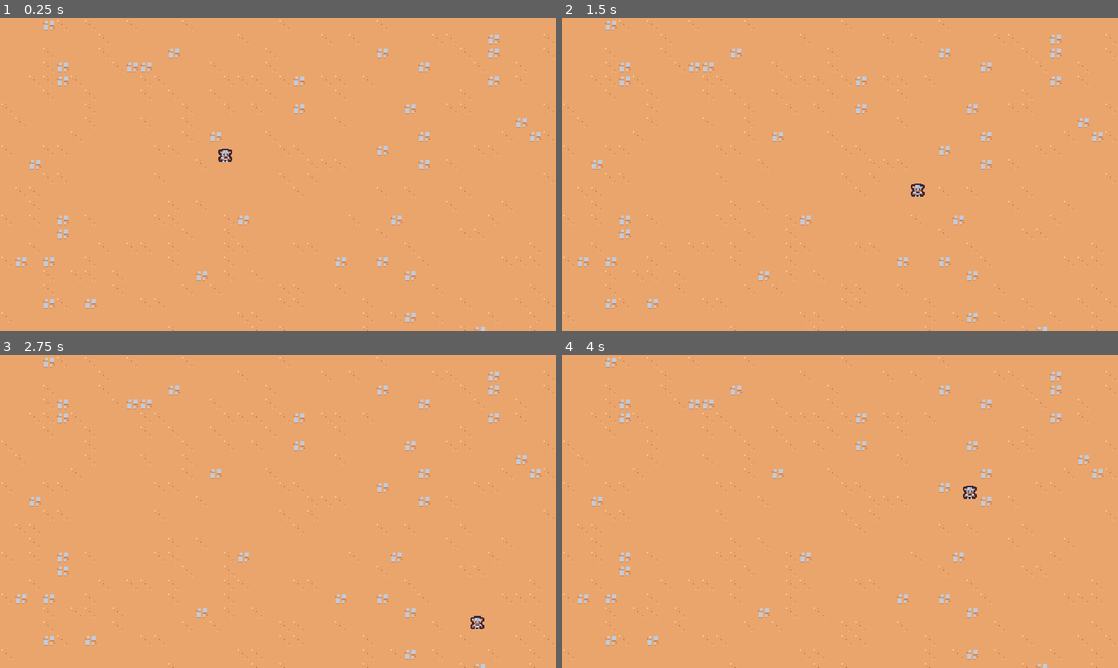
Above: before the commit, frames 1-4 (two rows, left to right).
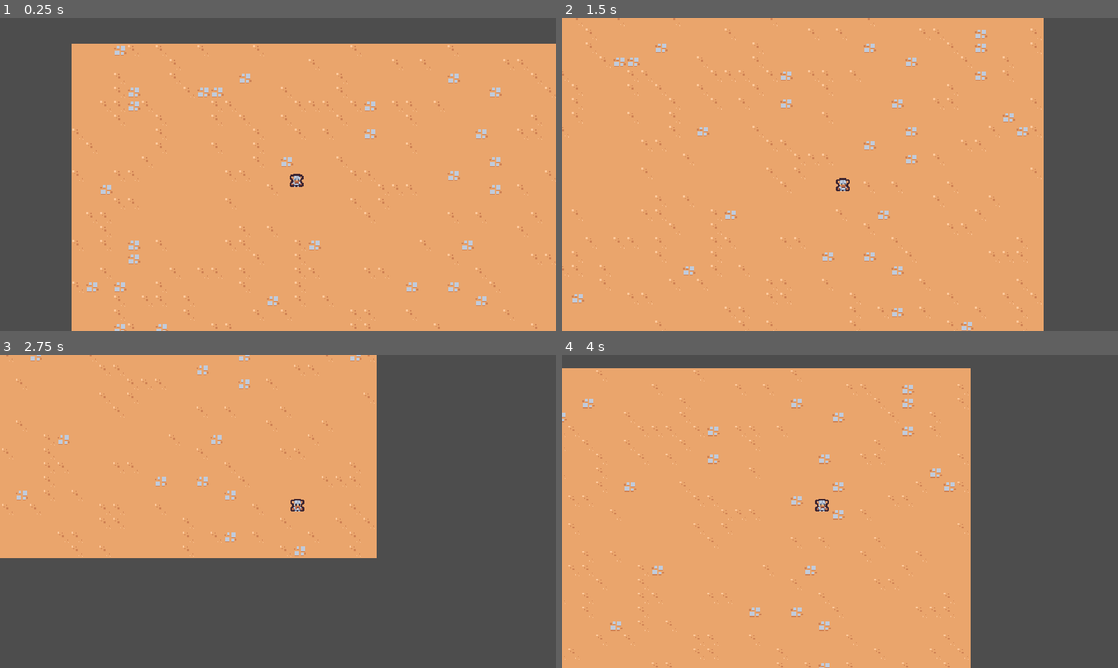
Above: after the commit, the same moments.

Repository: eddamazioribeiro/godot-survival-game
Game: Godot game, scene res://scenes/main/main.tscn
Two runs of this game, one before a commit and one after it. Both use one fixed random seed, a clock stepped at 60 frames per second and the inputs below.
Inputs:
- Up to frame 1 (0.25 s): no input
- Up to frame 2 (1.5 s): hold D (move_right) 0.53-1.28 s; hold S (move_down) from 1.28 s (still down)
- Up to frame 3 (2.75 s): release S (move_down) at 2.03 s; hold D (move_right) from 2.03 s (still down)
- Up to frame 4 (4 s): release D (move_right) at 2.78 s; hold W (move_up) 2.78-3.53 s; hold A (move_left) from 3.53 s (still down)

The runs differ from the first frame. In frame 1, 24% of the frame differs, in the area x 0-100%, y 0-100%; in frame 2, 17%; in frame 3, 58%; in frame 4, 33%.

Commit message:
Adds the camera

Diff:
--- /dev/null
+++ b/scenes/game_camera/game_camera.gd
@@ -0,0 +1,17 @@
+extends Camera2D
+
+var target_position = Vector2.ZERO
+
+func _ready():
+	make_current()
+
+func _process(delta):
+	acquire_target()
+	global_position = global_position.lerp(target_position, 1.0 - exp(-delta * 10))
+
+func acquire_target():
+	var player_nodes = get_tree().get_nodes_in_group('player')
+
+	if player_nodes.size() > 0:
+		var player = player_nodes[0] as Node2D
+		target_position = player.global_position
--- /dev/null
+++ b/scenes/game_camera/game_camera.tscn
@@ -0,0 +1,6 @@
+[gd_scene load_steps=2 format=3 uid="uid://6ssjiotokl2n"]
+
+[ext_resource type="Script" uid="uid://bdelvxflmusww" path="res://scenes/game_camera/game_camera.gd" id="1_17y56"]
+
+[node name="GameCamera" type="Camera2D"]
+script = ExtResource("1_17y56")
--- a/scenes/main/main.tscn
+++ b/scenes/main/main.tscn
@@ -1,9 +1,12 @@
-[gd_scene load_steps=3 format=3 uid="uid://ciljvhhsvm3x7"]
+[gd_scene load_steps=4 format=3 uid="uid://ciljvhhsvm3x7"]
 
 [ext_resource type="PackedScene" uid="uid://8q188tbu3fd6" path="res://scenes/player/player.tscn" id="1_hyk8p"]
 [ext_resource type="TileSet" uid="uid://cxo85x1vgf74i" path="res://resources/tileset.tres" id="1_iuonh"]
+[ext_resource type="PackedScene" uid="uid://6ssjiotokl2n" path="res://scenes/game_camera/game_camera.tscn" id="1_k2fmo"]
 
 [node name="Main" type="Node"]
+
+[node name="GameCamera" parent="." instance=ExtResource("1_k2fmo")]
 
 [node name="TileMap" type="TileMap" parent="."]
 tile_set = ExtResource("1_iuonh")
--- a/scenes/player/player.tscn
+++ b/scenes/player/player.tscn
@@ -6,7 +6,7 @@
 [sub_resource type="CircleShape2D" id="CircleShape2D_8afob"]
 radius = 5.0
 
-[node name="Player" type="CharacterBody2D"]
+[node name="Player" type="CharacterBody2D" groups=["player"]]
 script = ExtResource("1_dovo2")
 
 [node name="Sprite2D" type="Sprite2D" parent="."]
Not shown, added: scenes/game_camera/game_camera.gd.uid
